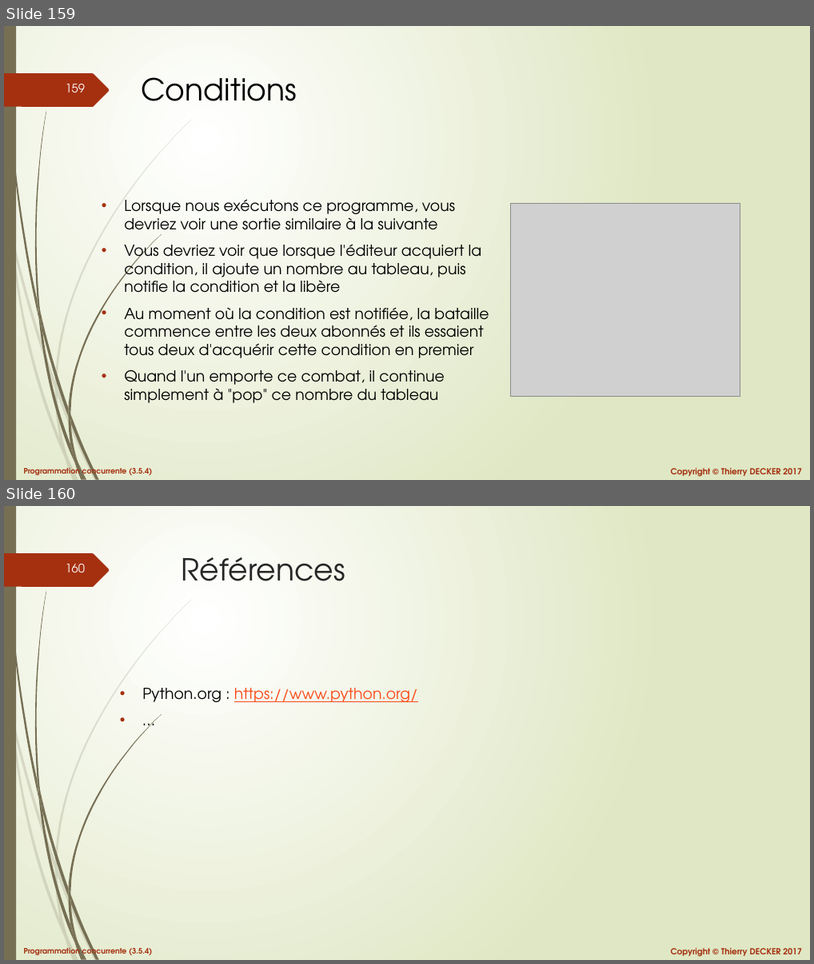
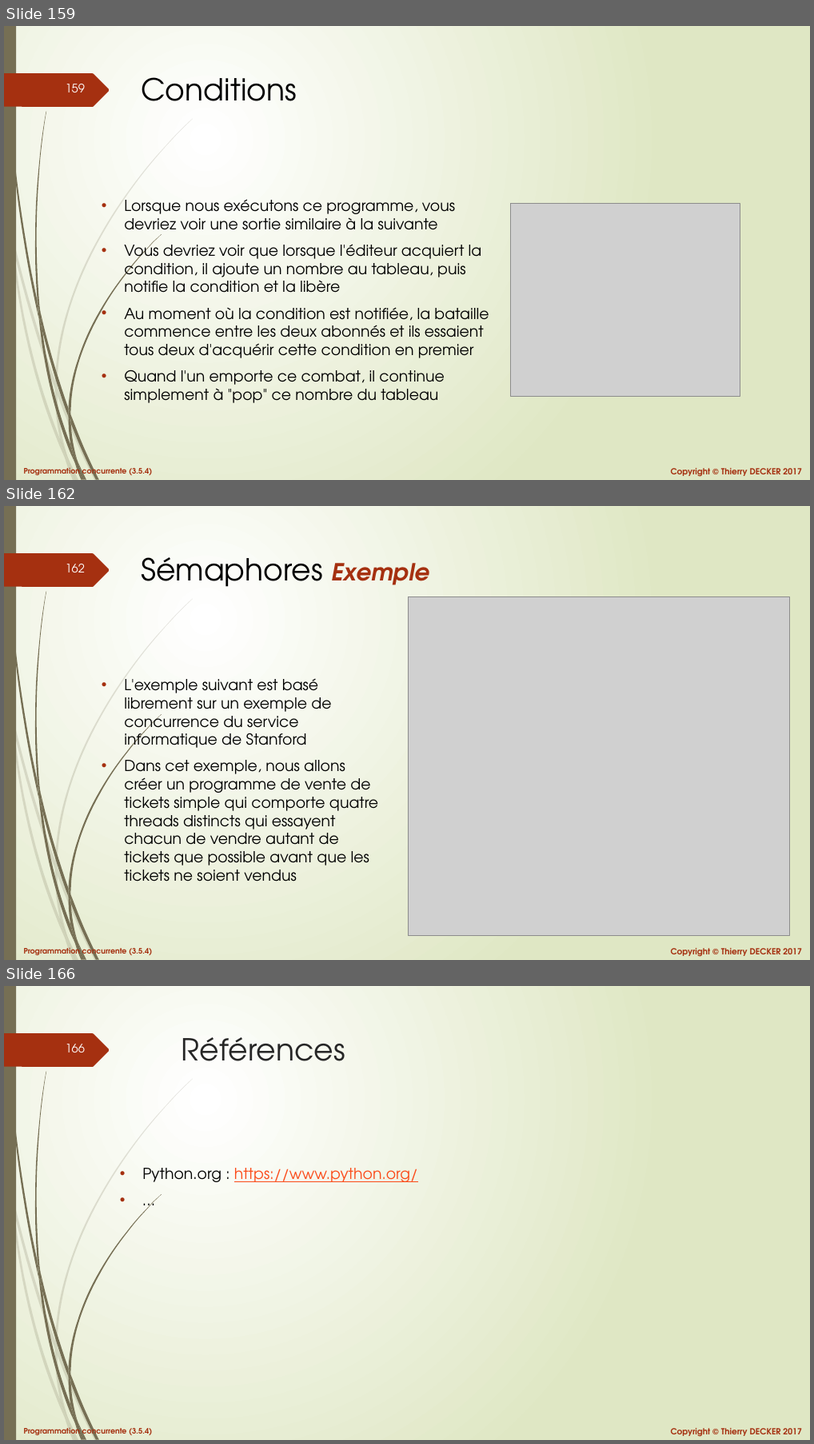
Before and after one commit to VikmanTheRacoon/learning-python, a slide deck: documentations/python-concurrency.pptx. Shown one above the other, each under a label of ours: slides 159 and 160 before the commit, slides 159, 162 and 166 after it; the slides between them are not shown. The pictures are 814x964 and 814x1444 pixels, drawn with LibreOffice and Linux fonts; fonts in the diff are those of the drawing; grey boxes stand for pictures. Boxes give left, top, right and bottom in pixels: in the first picture for what was removed or moved away, otherwise in the second. Text is boxed around its words. In the diff, an @@ line names an element or a change of style, - is before the commit and + after.

```diff
--- a/documentations/python-concurrency.pptx
+++ b/documentations/python-concurrency.pptx
@@ slide 162 added at box(4, 506, 810, 960), background gradient #FFFFFF to #DFE8C4; not listed: 27 template elements that a slide beside it also shows @@
@@ title added at box(141, 557, 429, 587), 36 pt, text #000000 @@
+Sémaphores Exemple
@@ picture added at box(408, 596, 790, 936) @@
@@ text added at box(124, 679, 378, 881), 18 pt, text #000000 @@
+• L'exemple suivant est basé librement sur un exemple de concurrence du service informatique de Stanford
+• Dans cet exemple, nous allons créer un programme de vente de tickets simple qui comporte quatre threads distincts qui essayent chacun de vendre autant de tickets que possible avant que les tickets ne soient vendus
@@ what was slide 160 is now slide 166 @@
@@ page number at box(66, 1044, 85, 1052): text changed @@
-160
+166
```
Also in this commit, not shown: 5 other slides added, 1 other file.
